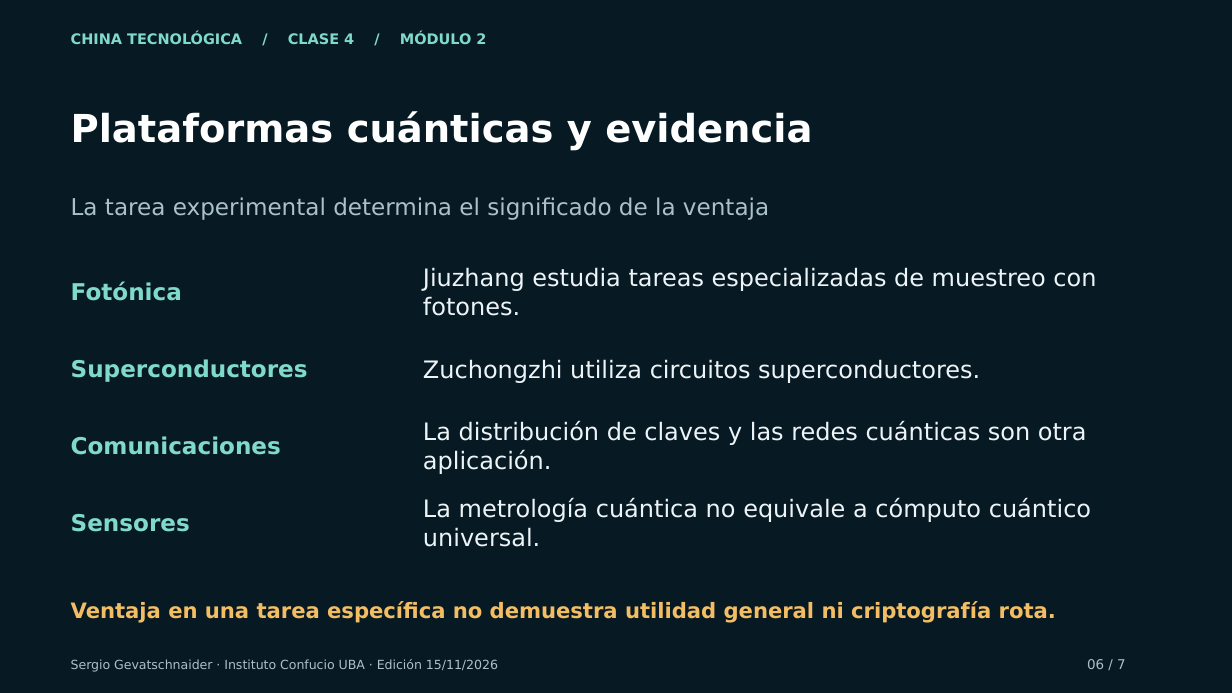
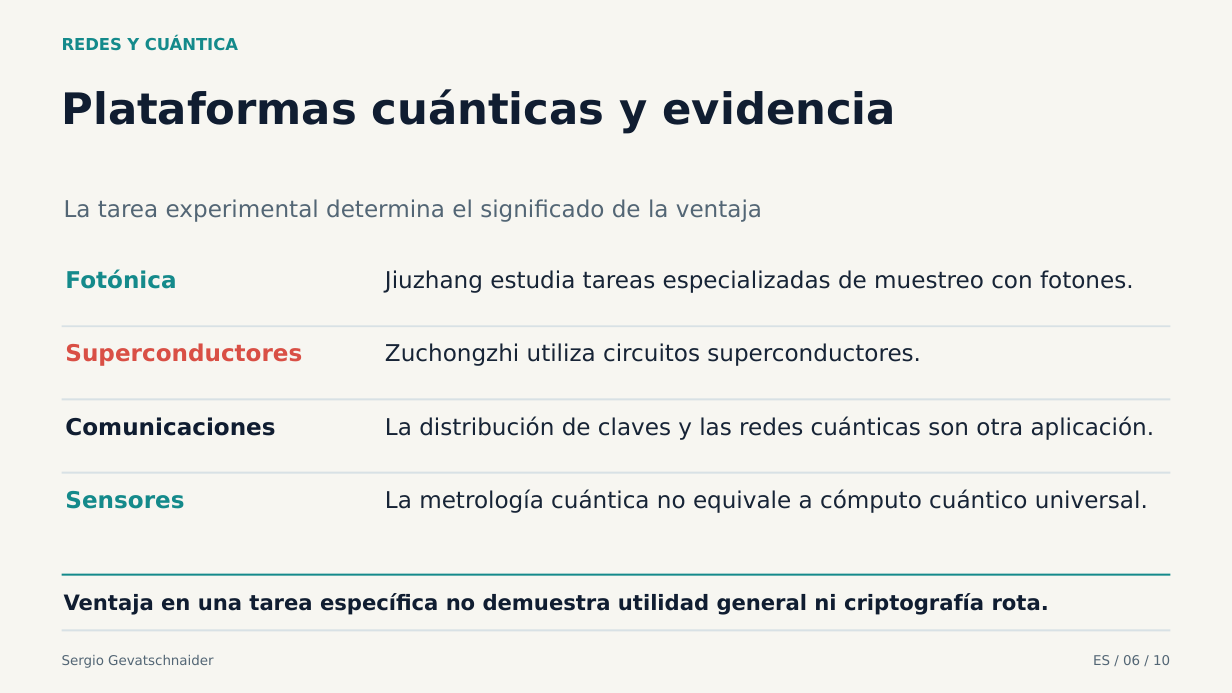
Before and after one commit to sgevatschnaider/Inteligencia-Artificial-y-Rob-tica-en-China, a slide deck: slide 6 of materiales/clase-4/ppt-2/presentacion.pptx. Drawn at 1232x693 pixels with LibreOffice and Linux fonts; fonts in the diff are those of the drawing. Boxes give left, top, right and bottom in pixels: in the first picture for what was removed or moved away, otherwise in the second. Text is boxed around its words. In the diff, an @@ line names an element or a change of style, - is before the commit and + after.

Commit message:
Redesign Class 4 module 2 with bilingual quantum circuits, algorithms and network evidence

```diff
--- a/materiales/clase-4/ppt-2/presentacion.pptx
+++ b/materiales/clase-4/ppt-2/presentacion.pptx
@@ background #071923 to #F7F6F1 @@
@@ text added at [62, 36, 238, 51], 12.8 pt, text #148A8B, bold @@
+REDES Y CUÁNTICA
@@ text removed at [71, 32, 486, 44] @@
-CHINA TECNOLÓGICA / CLASE 4 / MÓDULO 2
@@ text "Plataformas cuánticas y evidencia" at [62, 89, 896, 133]: size 30 to 33.8 pt, text colour #FFFFFF to #101D31; vertical alignment middle to top @@
@@ text "La tarea experimental determina el ...": place and size @@
-text "La tarea experimental determina el ..." at [71, 197, 769, 220]
+text "La tarea experimental determina el ..." at [64, 199, 762, 222]
@@ text "La tarea experimental determina el ..." at [64, 199, 762, 222]: text colour #AAC0CB to #536675; vertical alignment middle to top @@
@@ text "Fotónica" at [65, 269, 176, 289]: text colour #80DACA to #148A8B; vertical alignment middle to top @@
@@ text "Fotónica": place and size @@
-text "Fotónica" at [71, 281, 182, 301]
+text "Fotónica" at [65, 269, 176, 289]
@@ size 18.8 to 18 pt, text colour #EDF4F7 to #172436; vertical alignment middle to top in 4 elements at [385, 416, 1155, 440], [385, 343, 921, 366], [385, 489, 1148, 513], [385, 270, 1134, 293] @@
@@ text "Jiuzhang estudia tareas especializadas de ...": place and size @@
-text "Jiuzhang estudia tareas especializadas de ..." at [423, 267, 1096, 316]
+text "Jiuzhang estudia tareas especializadas de ..." at [385, 270, 1134, 293]
@@ rectangle added at [62, 325, 1171, 327], fill #D8E1E5 @@
@@ text "Superconductores" at [65, 343, 302, 366]: text colour #80DACA to #D94F45; vertical alignment middle to top @@
@@ text "Zuchongzhi utiliza circuitos superconductores.": place and size @@
-text "Zuchongzhi utiliza circuitos superconductores." at [423, 359, 980, 383]
+text "Zuchongzhi utiliza circuitos superconductores." at [385, 343, 921, 366]
@@ rectangle added at [62, 398, 1171, 400], fill #D8E1E5 @@
@@ text "Comunicaciones" at [65, 417, 275, 436]: text colour #80DACA to #101D31; vertical alignment middle to top @@
@@ text "La distribución de claves y ...": place and size @@
-text "La distribución de claves y ..." at [423, 421, 1087, 474]
+text "La distribución de claves y ..." at [385, 416, 1155, 440]
@@ rectangle added at [62, 471, 1171, 473], fill #D8E1E5 @@
@@ text "Sensores" at [65, 491, 184, 509]: text colour #80DACA to #148A8B; vertical alignment middle to top @@
@@ text "La metrología cuántica no equivale ...": place and size @@
-text "La metrología cuántica no equivale ..." at [423, 498, 1091, 547]
+text "La metrología cuántica no equivale ..." at [385, 489, 1148, 513]
@@ rectangle added at [62, 574, 1171, 576], fill #148A8B @@
@@ text "Ventaja en una tarea específica ...": place and size @@
-text "Ventaja en una tarea específica ..." at [71, 601, 1056, 623]
+text "Ventaja en una tarea específica ..." at [64, 593, 1049, 615]
@@ text "Ventaja en una tarea específica ..." at [64, 593, 1049, 615]: text colour #F3BD63 to #101D31; vertical alignment middle to top @@
@@ rectangle added at [62, 629, 1171, 631], fill #D8E1E5 @@
@@ text added at [62, 655, 213, 668], 10.5 pt, text #536675 @@
+Sergio Gevatschnaider
@@ text removed at [71, 659, 498, 672] @@
-Sergio Gevatschnaider · Instituto Confucio UBA · Edición 15/11/2026
@@ text removed at [1087, 659, 1126, 669] @@
-06 / 7
@@ text added at [1093, 655, 1170, 665], 10.5 pt, text #536675 @@
+ES / 06 / 10
```
Also in this commit, not shown: 5 other slides changed, 4 slides added, 1 slide removed, 37 other files.
